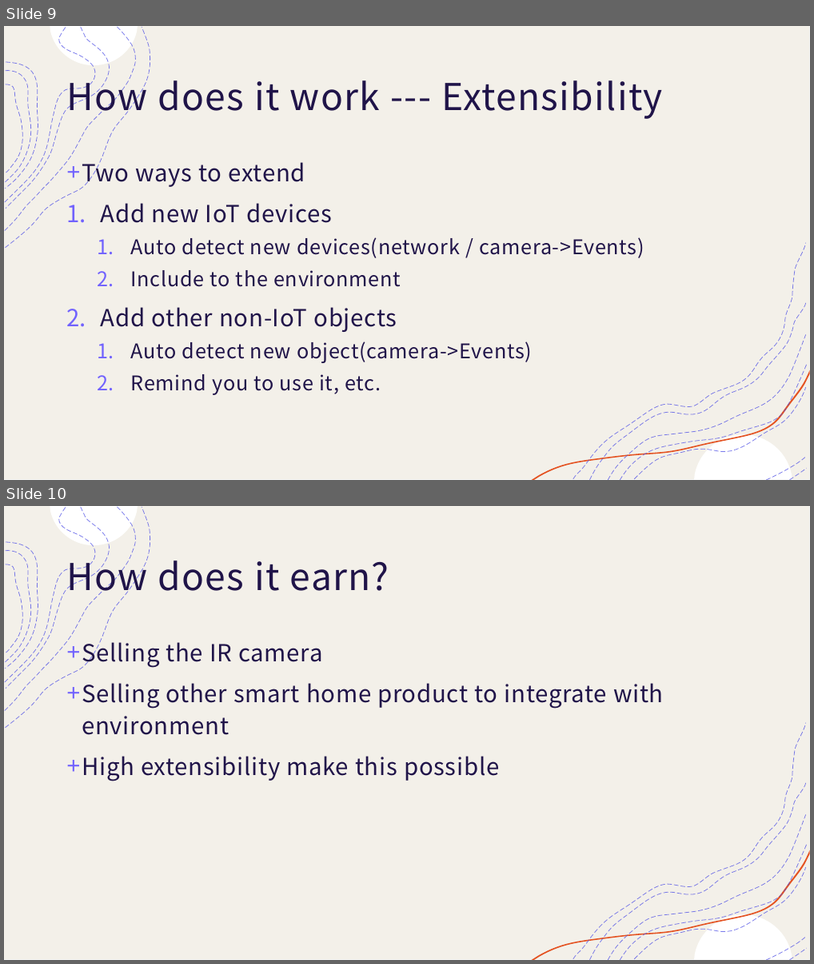
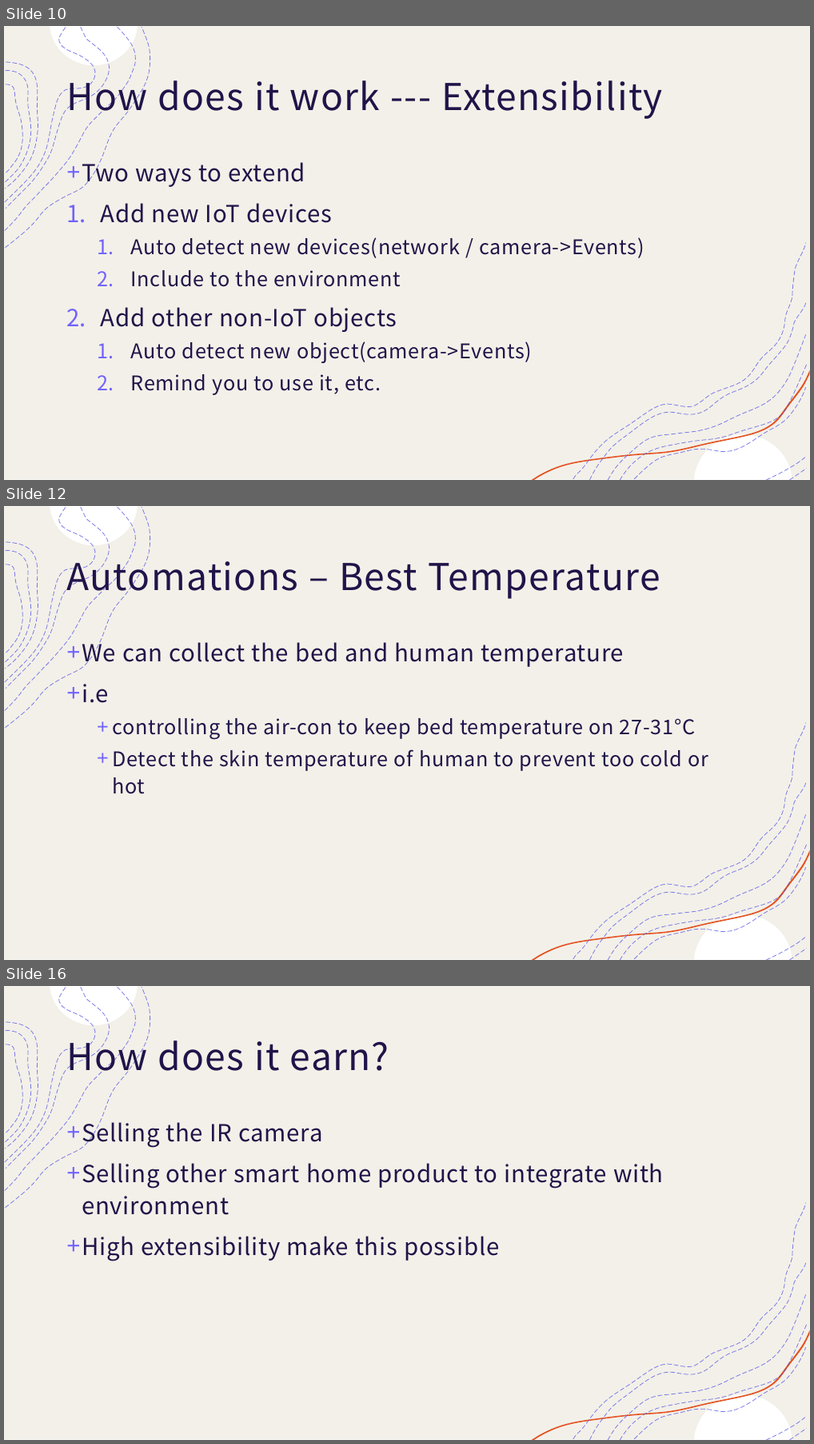
Before and after one commit to smarttommyau/aiot_bedroom, a slide deck: project_documents/AIOT bedroom.pptx. Shown one above the other, each under a label of ours: slides 9 and 10 before the commit, slides 10, 12 and 16 after it; the slides between them are not shown. The pictures are 814x964 and 814x1444 pixels, drawn with LibreOffice and Linux fonts; fonts in the diff are those of the drawing. Boxes give left, top, right and bottom in pixels: in the first picture for what was removed or moved away, otherwise in the second. Text is boxed around its words. In the diff, an @@ line names an element or a change of style, - is before the commit and + after.

Commit message:
Add danger detection, fix connection bugs, improve networking Poster almost fin only reqire yt video

```diff
--- a/project_documents/AIOT bedroom.pptx
+++ b/project_documents/AIOT bedroom.pptx
@@ slide 12 added at box(4, 506, 810, 960), background #FFFFFF; not listed: 18 template elements that a slide beside it also shows @@
@@ title added at box(66, 552, 661, 600), 44 pt, text #201449 @@
+Automations – Best Temperature
@@ text added at box(82, 638, 709, 794), 24 pt, text #201449 @@
++ We can collect the bed and human temperature
++ i.e
+  + controlling the air-con to keep bed temperature on 27-31°C
+  + Detect the skin temperature of human to prevent too cold or hot
@@ what was slide 9 is now slide 10 @@
@@ what was slide 10 is now slide 16 @@
```
Also in this commit, not shown: 3 slides changed, 5 other slides added, 52 other files.
